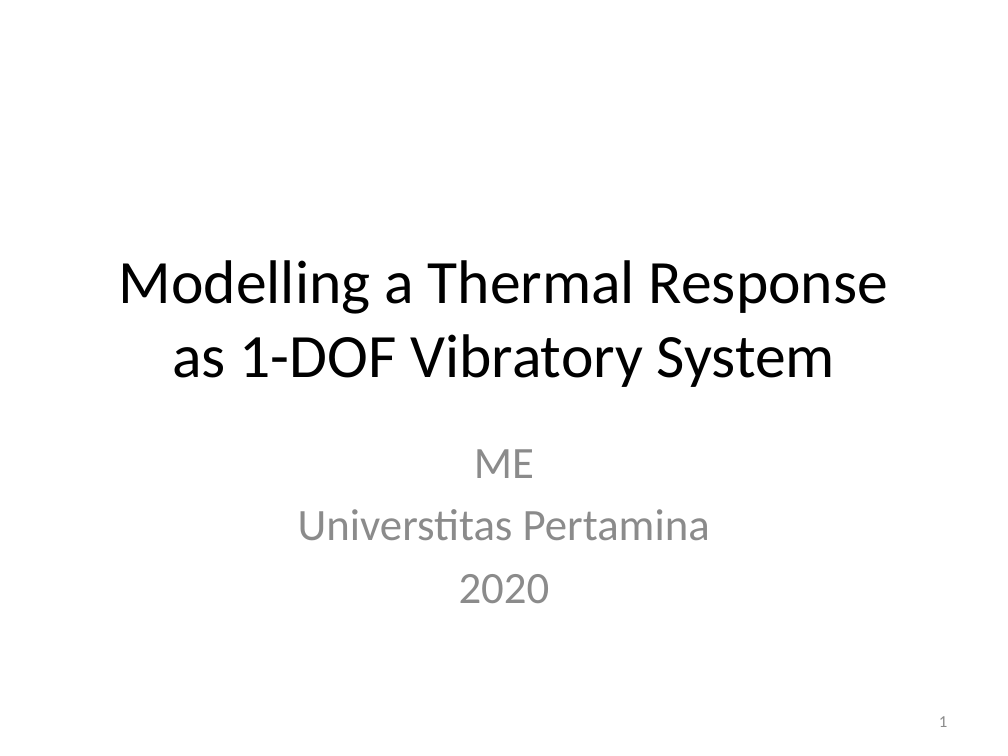
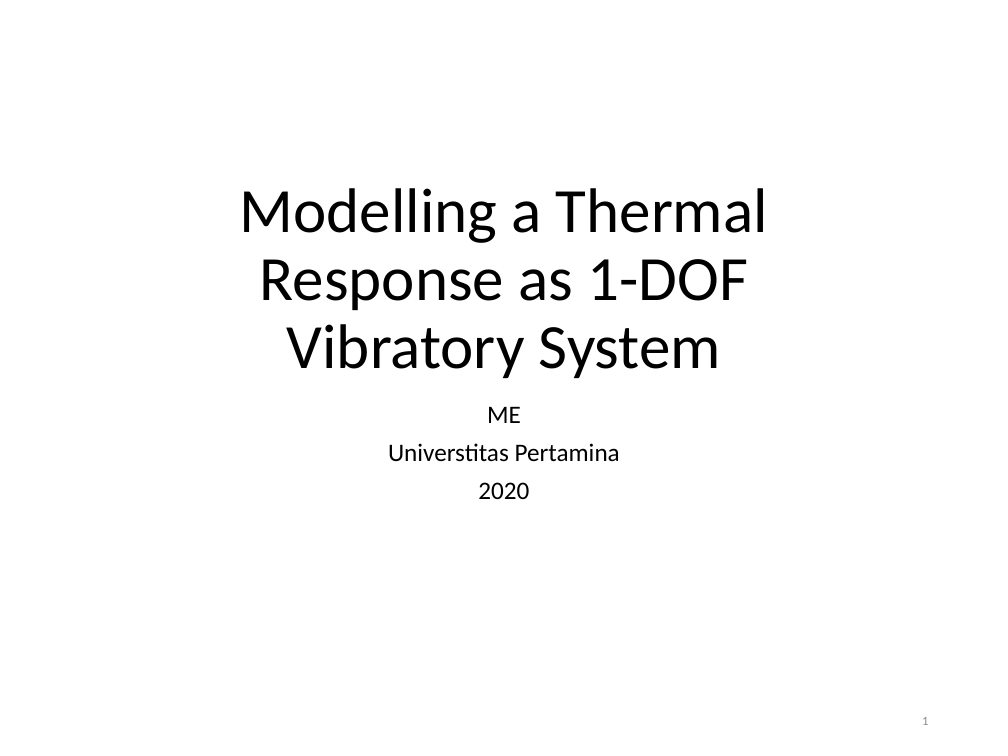
Before and after one commit to auralius/up_temperature_control_device, a slide deck: slide 1 of Activities/Presentations/SOPDT Optimization.pptx. Drawn at 1008x756 pixels with LibreOffice and Linux fonts; fonts in the diff are those of the drawing. Boxes give left, top, right and bottom in pixels: in the first picture for what was removed or moved away, otherwise in the second. Text is boxed around its words. In the diff, an @@ line names an element or a change of style, - is before the commit and + after.

```diff
--- a/Activities/Presentations/SOPDT Optimization.pptx
+++ b/Activities/Presentations/SOPDT Optimization.pptx
@@ title "Modelling a Thermal Response as ...": place and size @@
-title "Modelling a Thermal Response as ..." at bbox=[119, 260, 888, 387]
+title "Modelling a Thermal Response as ..." at bbox=[240, 188, 768, 378]
@@ title "Modelling a Thermal Response as ..." at bbox=[240, 188, 768, 378]: size 44 to 45 pt; line spacing 1 to 0.9; vertical alignment middle to bottom @@
@@ subtitle "ME": place and size @@
-subtitle "ME" at bbox=[298, 449, 710, 603]
+subtitle "ME" at bbox=[388, 406, 620, 499]
@@ subtitle "ME" at bbox=[388, 406, 620, 499]: size 32 to 18 pt, text colour #8C8C8C to #000000; line spacing 1 to 0.9; more space between paragraphs @@
@@ page number: place and size @@
-page number at bbox=[939, 716, 947, 727]
+page number at bbox=[922, 717, 928, 725]
@@ page number at bbox=[922, 717, 928, 725]: size 12 to 9 pt @@
```
Also in this commit, not shown: 10 other slides changed, 1 slide added.
